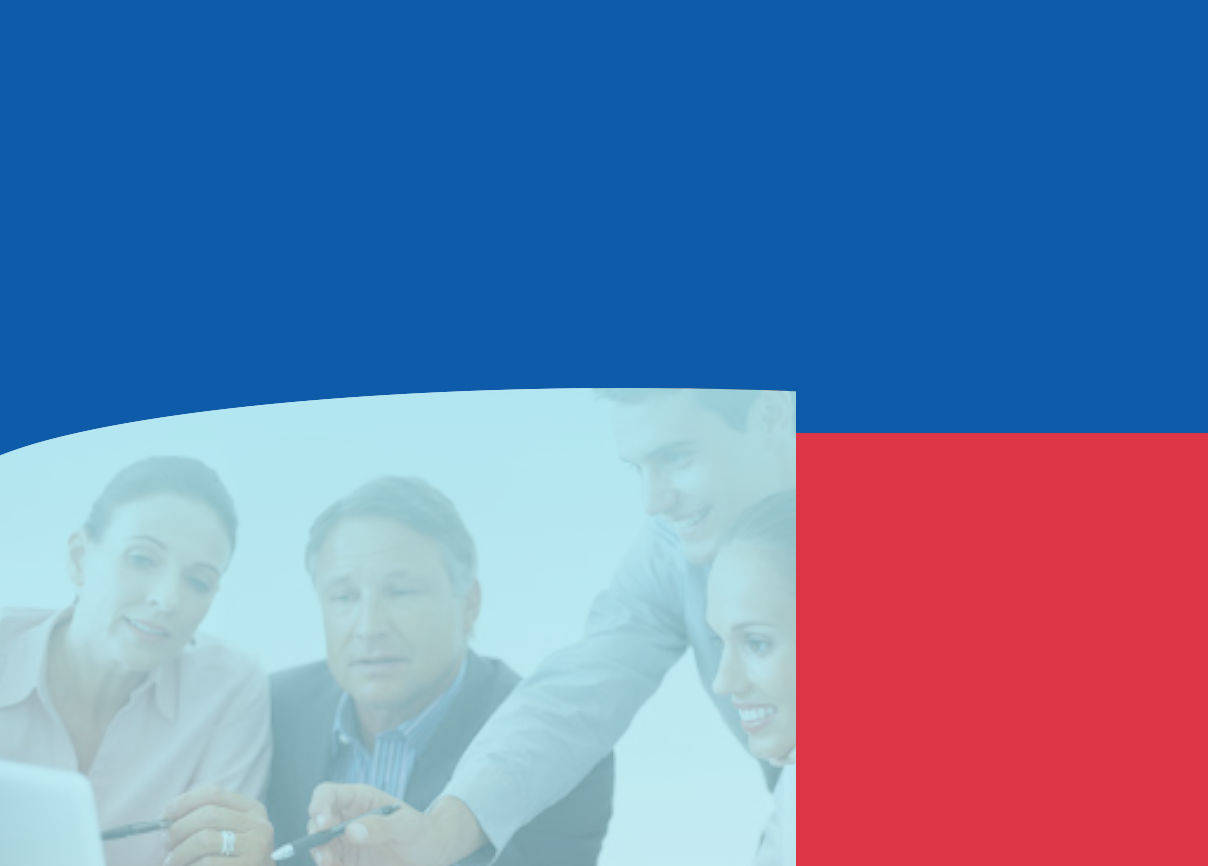
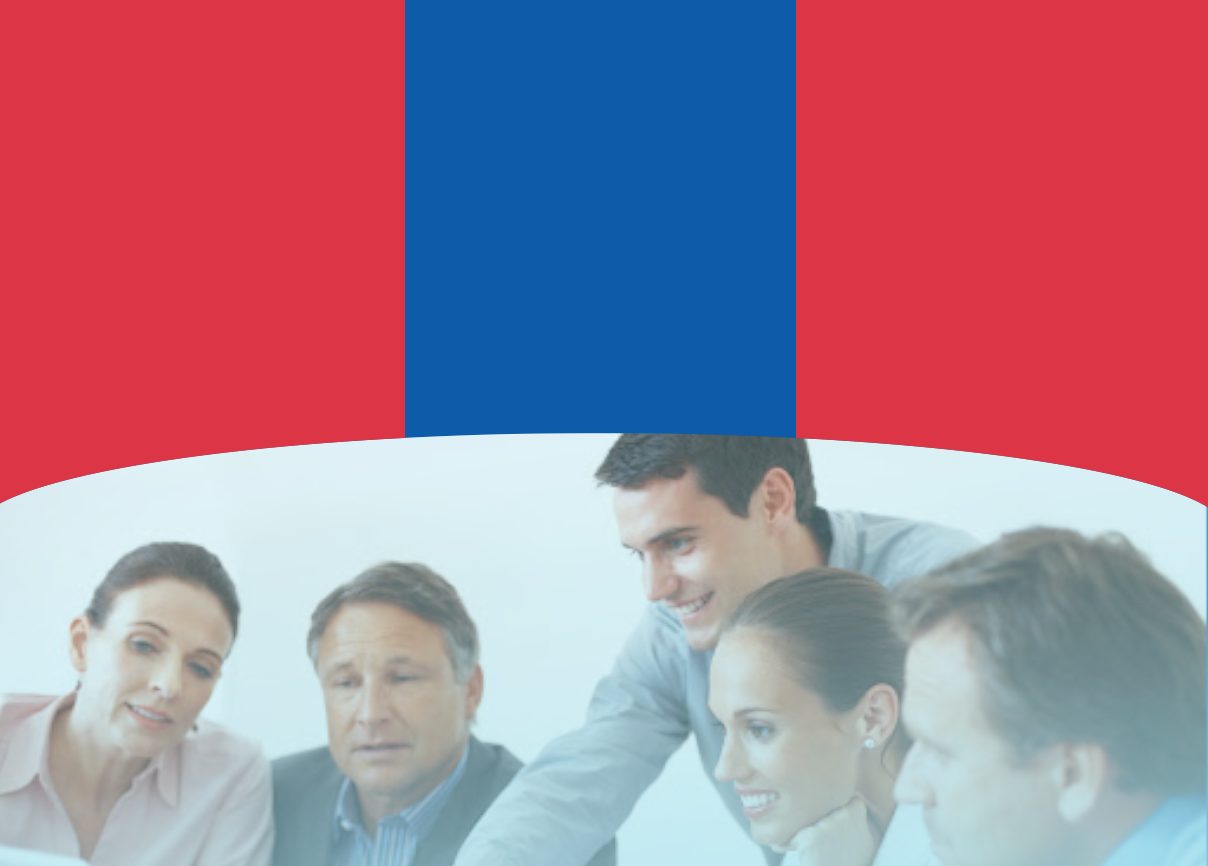
Two versions of the same layered image (1208×866). Layer-by-layer changes:
added layer "Top" above "BottomBg" over (x1=0, y1=0, x2=1208, y2=508)
renamed "RedBg" to "BottomBg", painted on it over (x1=0, y1=433, x2=1208, y2=866)
removed layer "mainBackgroung" over (x1=0, y1=388, x2=1208, y2=866)
painted on "unnamed.jpeg" over (x1=0, y1=388, x2=1207, y2=866)
